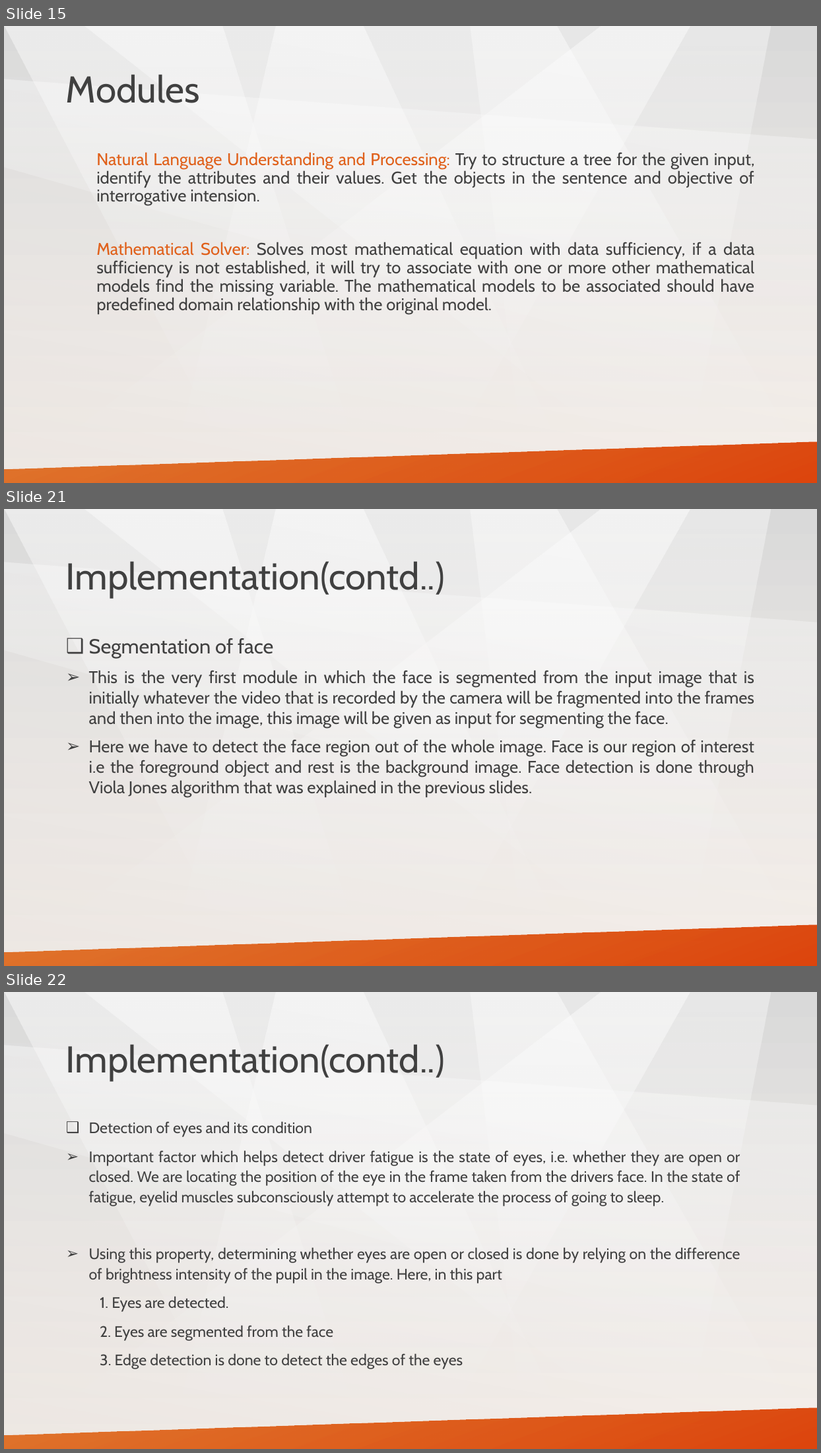
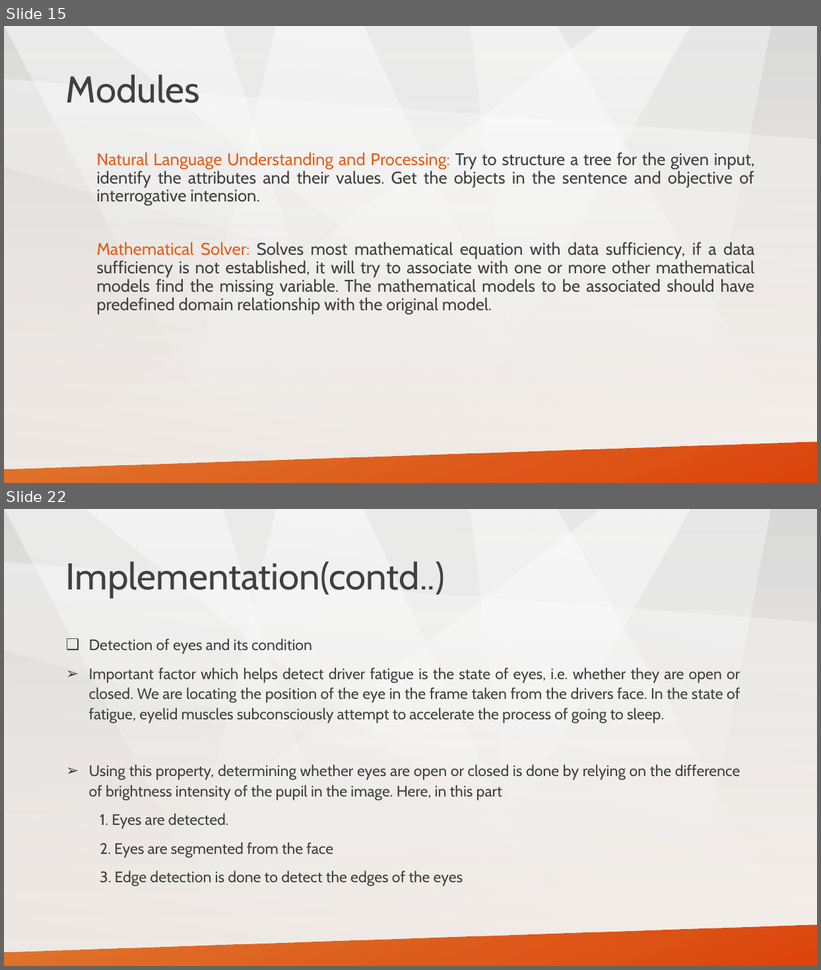
Before and after one commit to tathagatnawadia/Project-YellowPanda, a slide deck: Presentation/project_yellowpanda.pptx. Shown one above the other, each under a label of ours: slides 15, 21 and 22 before the commit, slides 15 and 22 after it; the slides between them are not shown. The pictures are 821x1453 and 821x970 pixels, drawn with LibreOffice and Linux fonts; fonts in the diff are those of the drawing. Boxes give left, top, right and bottom in pixels: in the first picture for what was removed or moved away, otherwise in the second. Text is boxed around its words. In the diff, an @@ line names an element or a change of style, - is before the commit and + after.

```diff
--- a/Presentation/project_yellowpanda.pptx
+++ b/Presentation/project_yellowpanda.pptx
@@ slide 21 removed at [4, 509, 817, 966], background gradient #D9D9D9 to #FCF5EF; not listed: 8 template elements that a slide beside it also shows @@
@@ title removed at [66, 561, 445, 598] @@
-Implementation(contd..)
@@ text removed at [89, 638, 754, 797] @@
-❑ Segmentation of face
-➢ This is the very first module in which the face is segmented from the input image that is initially whatever the video that is recorded by the camera will be fragmented into the frames and then into the image, this image will be given as input for segmenting the face.
-➢ Here we have to detect the face region out of the whole image. Face is our region of interest i.e the foreground object and rest is the background image. Face detection is done through Viola Jones algorithm that was explained in the previous slides.
```
Also in this commit, not shown: 6 slides changed, 4 slides added, 9 other slides removed.
